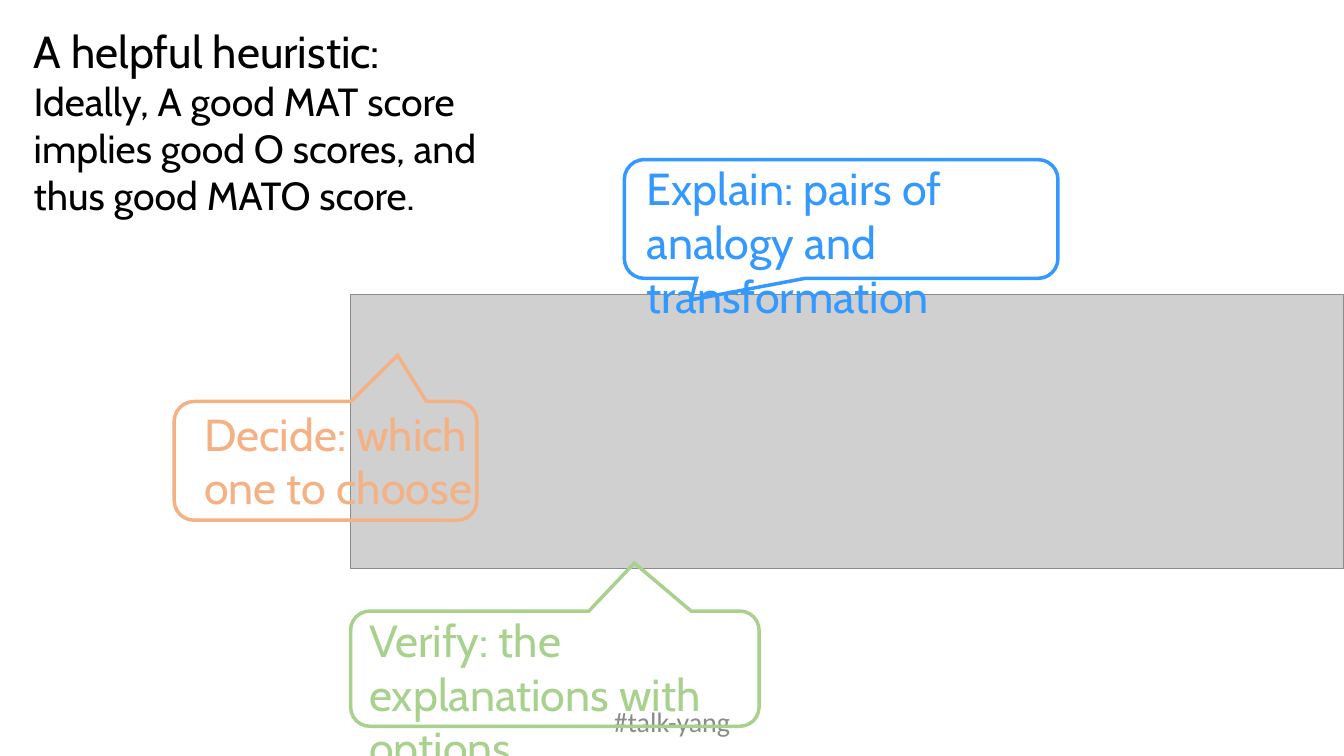
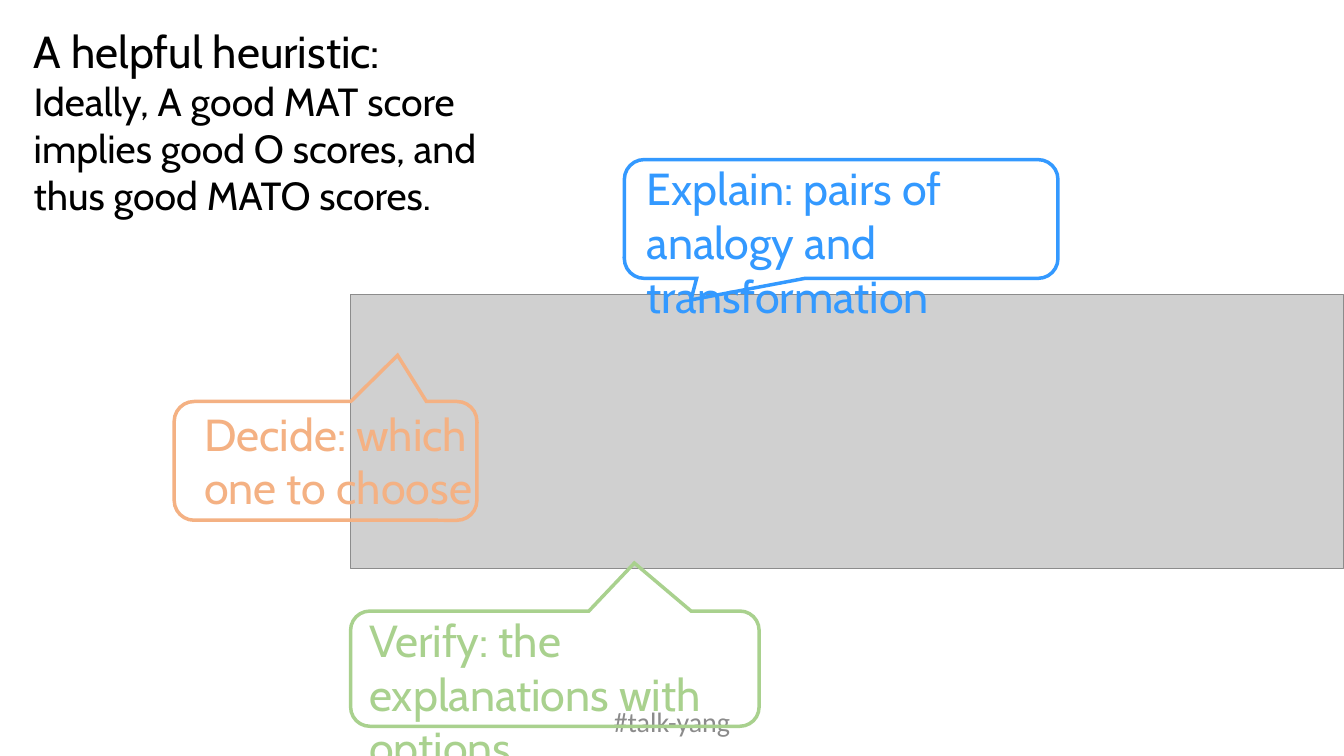
Before and after one commit to Yuan-Yang-Vandy/acs2020, a slide deck: slide 20 of acs2020.pptx. Drawn at 1344x756 pixels with LibreOffice and Linux fonts; fonts in the diff are those of the drawing; grey boxes stand for pictures. Boxes give left, top, right and bottom in pixels: in the first picture for what was removed or moved away, otherwise in the second. Text is boxed around its words. In the diff, an @@ line names an element or a change of style, - is before the commit and + after.

```diff
--- a/acs2020.pptx
+++ b/acs2020.pptx
@@ text at box(34, 86, 476, 220): text changed @@
-Ideally, A good MAT score implies good O scores, and thus good MATO score.
+Ideally, A good MAT score implies good O scores, and thus good MATO scores.
```
Also in this commit, not shown: 2 other slides changed, 1 other file.
